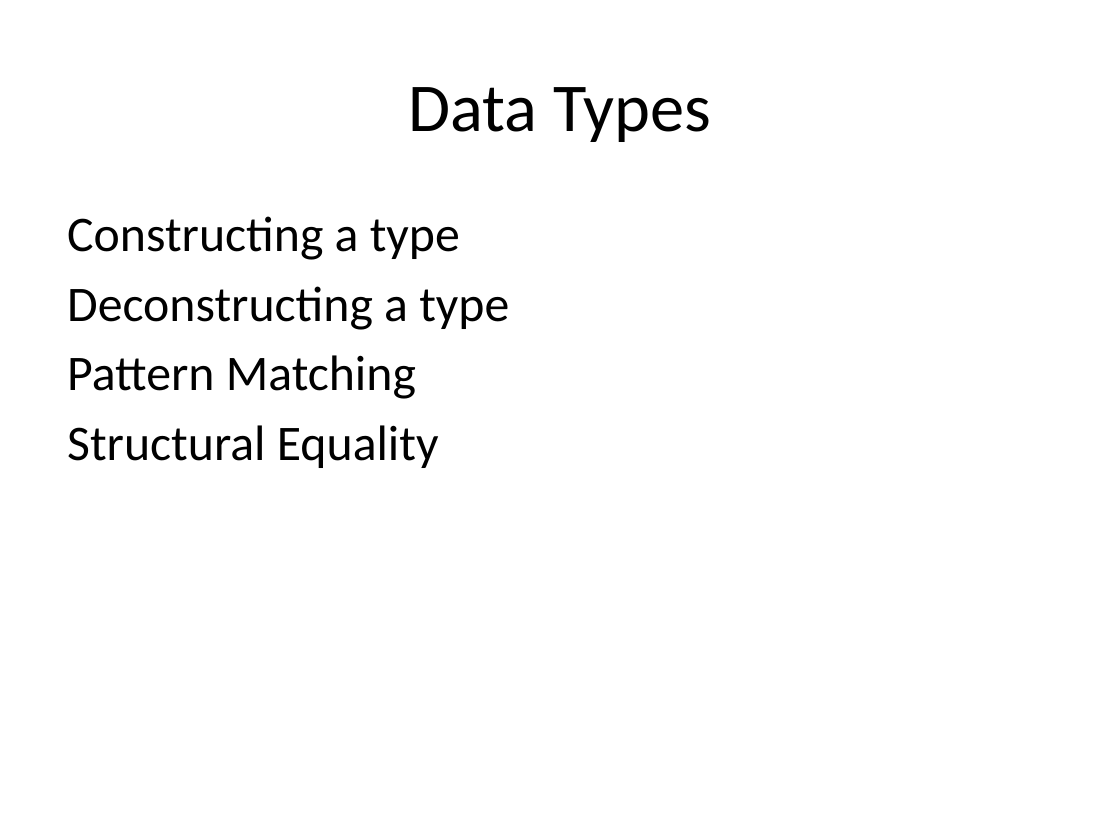
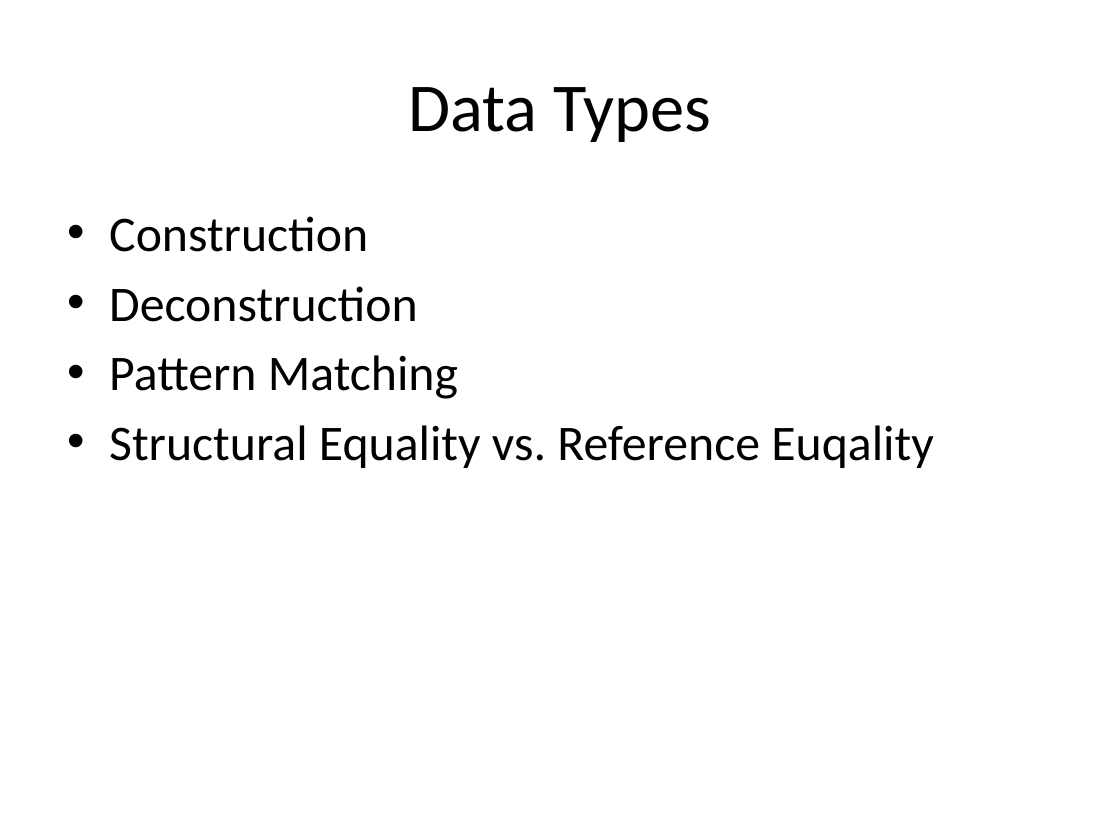
Before and after one commit to ronaldboehm/talks, a slide deck: slide 16 of 20151202/Einführung20151202.pptx (slide 15 before the commit). Drawn at 1120x840 pixels with LibreOffice and Linux fonts; fonts in the diff are those of the drawing. Boxes give left, top, right and bottom in pixels: in the first picture for what was removed or moved away, otherwise in the second. Text is boxed around its words. In the diff, an @@ line names an element or a change of style, - is before the commit and + after.

Commit message:
Pattern Matching ausgebaut, Formatierungen

```diff
--- a/20151202/Einführung20151202.pptx
+++ b/20151202/Einführung20151202.pptx
@@ text at (109,216,418,322): text changed @@
-Constructing a type
-Deconstructing a type
+• Construction
+• Deconstruction
@@ text at (109,355,458,399): bullet none to • @@
@@ text at (109,425,933,468): text changed @@
-Structural Equality
+• Structural Equality vs. Reference Euqality
```
Also in this commit, not shown: 9 other slides changed, 1 slide added.
